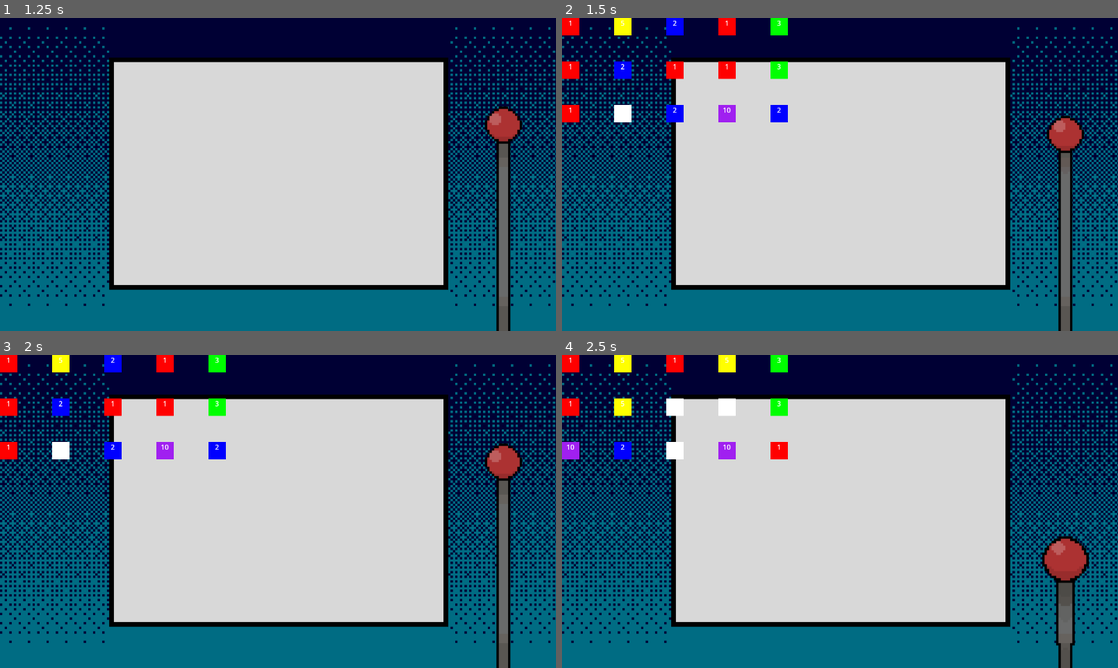
Above: before the commit, frames 1-4 (two rows, left to right).
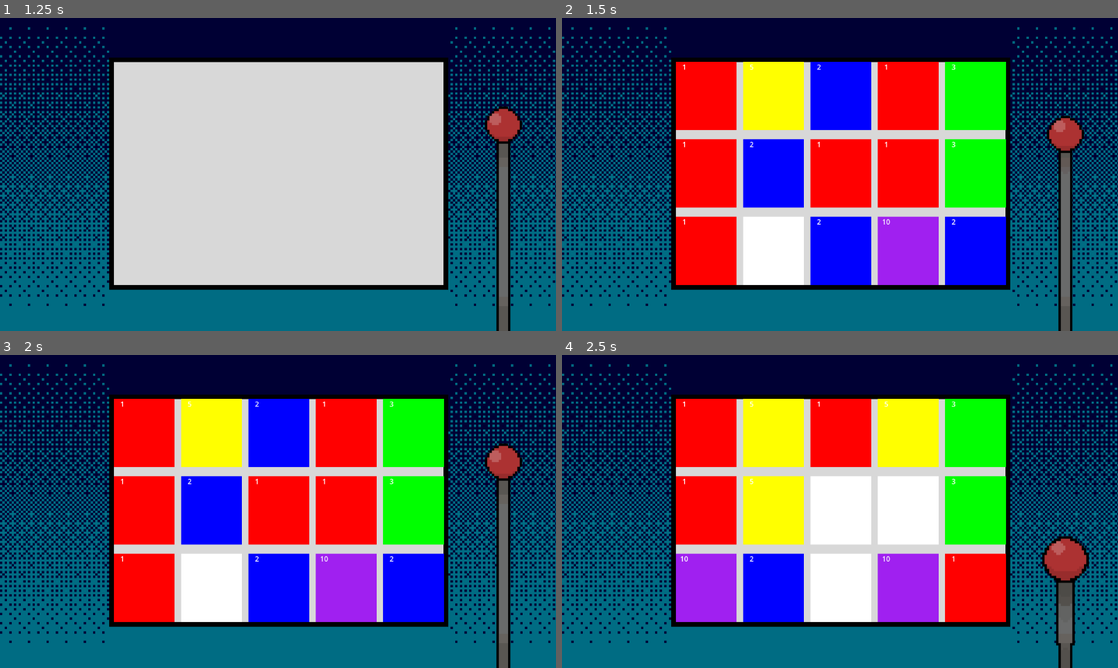
Above: after the commit, the same moments.

Repository: saveligulas/hackathon2025
Game: Godot game, scene res://scenes/mainMenu.tscn
Same seed, same stepped clock (60 frames per second), same inputs: the game is played once before the commit and once after it.
Inputs (mouse positions are in pixels of both pictures, inside the frame that each line leads up to):
- Up to frame 1 (1.25 s): click "Play" at 0.5 s
- Up to frame 2 (1.5 s): click (1067, 124) at 1.25 s
- Up to frame 3 (2 s): no input
- Up to frame 4 (2.5 s): click (1067, 461) at 2 s

Frame 1 is identical in both runs. In frame 2, 38% of the frame differs, in the area x 0-80%, y 0-86%; in frame 3, 38%; in frame 4, 38%.

Commit message:
Position and size reels

Diff:
--- a/scenes/playing.tscn
+++ b/scenes/playing.tscn
@@ -50,6 +50,8 @@
 
 [node name="Playing" type="Node2D"]
 script = ExtResource("1_03hel")
+metadata/_edit_vertical_guides_ = [262.0, 1022.0]
+metadata/_edit_horizontal_guides_ = [101.0]
 
 [node name="Slot Machine" type="Sprite2D" parent="."]
 scale = Vector2(0.66834486, 0.66759264)
@@ -81,6 +83,7 @@
 autoplay = "idle"
 
 [node name="ReelContainer" parent="." instance=ExtResource("9_rq5p2")]
+position = Vector2(262, 101)
 script = ExtResource("10_ir0cj")
 
 [connection signal="pressed" from="Slot Machine/Button" to="." method="_on_button_pressed"]
--- a/src/core/SpinModifier.gd
+++ b/src/core/SpinModifier.gd
@@ -5,4 +5,4 @@
 @export var description: String
 
 func apply_modifier():
-	push_error("apply_modifier() must be implemented in derived class")
+    push_error("apply_modifier() must be implemented in derived class")
--- a/src/core/gameManager.gd
+++ b/src/core/gameManager.gd
@@ -6,34 +6,34 @@
 
 @export
 var current_state := GameState.MENU:
-	set(value):
-		var previous_state = current_state
-		current_state = value
-		_handle_state_change(value, previous_state)
+    set(value):
+        var previous_state = current_state
+        current_state = value
+        _handle_state_change(value, previous_state)
 
 func _ready() -> void:
-	print("Game Manager initialized")
+    print("Game Manager initialized")
 
 func _process(_delta: float) -> void:
-	pass
+    pass
 
 func _handle_state_change(new_state, previous_state):
-	game_state_changed.emit(new_state)
-	_handle_state_transition(new_state, previous_state)
+    game_state_changed.emit(new_state)
+    _handle_state_transition(new_state, previous_state)
 
 func _handle_state_transition(new_state, previous_state):
-	match new_state:
-		GameState.MENU:
-			print("[GameState] Change to Menu")
-			get_tree().change_scene_to_file("res://scenes/mainMenu.tscn")
-		GameState.PLAYING:
-			print("[GameState] Change to Playing")
-			if (previous_state == GameState.MENU):
-				run_manager.initialize()
-			get_tree().change_scene_to_file("res://scenes/playing.tscn")
-		GameState.SHOP:
-			print("[GameState] Change to Shop")
-			get_tree().change_scene_to_file("res://scenes/shop.tscn")
-		GameState.GAME_OVER:
-			print("[GameState] Change to Game Over")
-			run_manager.Reset()
+    match new_state:
+        GameState.MENU:
+            print("[GameState] Change to Menu")
+            get_tree().change_scene_to_file("res://scenes/mainMenu.tscn")
+        GameState.PLAYING:
+            print("[GameState] Change to Playing")
+            if (previous_state == GameState.MENU):
+                run_manager.initialize()
+            get_tree().change_scene_to_file("res://scenes/playing.tscn")
+        GameState.SHOP:
+            print("[GameState] Change to Shop")
+            get_tree().change_scene_to_file("res://scenes/shop.tscn")
+        GameState.GAME_OVER:
+            print("[GameState] Change to Game Over")
+            run_manager.Reset()
--- a/src/core/mainMenu.gd
+++ b/src/core/mainMenu.gd
@@ -5,17 +5,17 @@
 
 # Called when the node enters the scene tree for the first time.
 func _ready() -> void:
-	pass # Replace with function body.
+    pass # Replace with function body.
 
 
 # Called every frame. 'delta' is the elapsed time since the previous frame.
 func _process(_delta: float) -> void:
-	pass
+    pass
 
 
 func _on_play_pressed() -> void:
-	GameManager.current_state = GameManager.GameState.PLAYING
+    GameManager.current_state = GameManager.GameState.PLAYING
 
 
 func _on_quit_pressed() -> void:
-	get_tree().quit()
+    get_tree().quit()
--- a/src/core/playing.gd
+++ b/src/core/playing.gd
@@ -6,55 +6,55 @@
 var is_spinning: bool = false
 
 func _ready():
-	print("Playing scene ready")
-	if reel_container.get_child_count() == 0:
-		push_error("ReelContainer has no children!")
-		return
+    print("Playing scene ready")
+    if reel_container.get_child_count() == 0:
+        push_error("ReelContainer has no children!")
+        return
 
 func _on_button_pressed():
-	if is_spinning:
-		return
+    if is_spinning:
+        return
 
-	lever.play("pull")
-	spin_reels()
+    lever.play("pull")
+    spin_reels()
 
 func spin_reels():
-	is_spinning = true
+    is_spinning = true
 
-	if not GameManager.has_node("RunManager"):
-		push_error("RunManager not found")
-		is_spinning = false
-		return
+    if not GameManager.has_node("RunManager"):
+        push_error("RunManager not found")
+        is_spinning = false
+        return
 
-	var run_manager = GameManager.get_node("RunManager")
+    var run_manager = GameManager.get_node("RunManager")
 
-	if run_manager.slot_machine_manager == null:
-		push_error("SlotMachineManager not initialized")
-		is_spinning = false
-		return
+    if run_manager.slot_machine_manager == null:
+        push_error("SlotMachineManager not initialized")
+        is_spinning = false
+        return
 
-	run_manager.slot_machine_manager.spin(run_manager.player_data)
+    run_manager.slot_machine_manager.spin(run_manager.player_data)
 
-	print("\nSpin Result")
+    print("\nSpin Result")
 
-	for i in range(5):
-		var column_symbols: Array[Symbol] = []
+    for i in range(5):
+        var column_symbols: Array[Symbol] = []
 
-		for row in range(3):
-			var sym = run_manager.slot_machine_manager.result_grid[i][row]
-			column_symbols.append(sym)
-			if sym:
-				print("Col ", i, " Row ", row, ": ", sym.description, " (", sym.points, " pts)")
+        for row in range(3):
+            var sym = run_manager.slot_machine_manager.result_grid[i][row]
+            column_symbols.append(sym)
+            if sym:
+                print("Col ", i, " Row ", row, ": ", sym.description, " (", sym.points, " pts)")
 
-		reel_container.display_reel(i, column_symbols)
-	_on_reel_spin_complete()
+        reel_container.display_reel(i, column_symbols)
+    _on_reel_spin_complete()
 
 func _on_reel_spin_complete():
-	await get_tree().create_timer(0.1).timeout
-	on_spin_finished()
-	is_spinning = false
+    await get_tree().create_timer(0.1).timeout
+    on_spin_finished()
+    is_spinning = false
 
 func on_spin_finished():
-	var run_manager = GameManager.get_node("RunManager")
-	var result_grid = run_manager.slot_machine_manager.result_grid
-	# TODO: Scoring System with ScoringCalculator Maybe in Global or RunManager
+    var run_manager = GameManager.get_node("RunManager")
+    var result_grid = run_manager.slot_machine_manager.result_grid
+    # TODO: Scoring System with ScoringCalculator Maybe in Global or RunManager
--- a/src/run/RunManager.gd
+++ b/src/run/RunManager.gd
@@ -1,4 +1,3 @@
-class_name RunManagerClass
 extends Node
 
 @export var starting_symbols: Array[Symbol] = []
@@ -6,27 +5,30 @@
 var slot_machine_manager: SlotMachineManager
 
 func initialize():
-	slot_machine_manager = SlotMachineManager.new()
-	if starting_symbols.size() < 1:
-		print("Creating test symbols...")
-		for i in 6:
-			var test_symbol = Symbol.new()
-			test_symbol.points = [1, 2, 3, 5, 10, 15][i]
-			test_symbol.mult = 1
-			test_symbol.description = "Test Symbol " + str(i)
-			starting_symbols.append(test_symbol)
+    slot_machine_manager = SlotMachineManager.new()
 
-	if player_data == null:
-		player_data = PlayerData.new()
-		player_data.initialize()
-		for reel in player_data.reels:
-			for j in 5:
-				var random_symbol = starting_symbols.pick_random().duplicate() as Symbol
-				reel.symbols.append(random_symbol)
+    if starting_symbols.size() < 1:
+        print("Creating test symbols...")
+
+        for i in 6:
+            var test_symbol = Symbol.new()
+            test_symbol.points = [1, 2, 3, 5, 10, 15][i]
+            test_symbol.mult = 1
+            test_symbol.description = "Test Symbol " + str(i)
+            starting_symbols.append(test_symbol)
+
+    if player_data == null:
+        player_data = PlayerData.new()
+        player_data.initialize()
+
+        for reel in player_data.reels:
+            for j in 5:
+                var random_symbol = starting_symbols.pick_random().duplicate() as Symbol
+                reel.symbols.append(random_symbol)
 
 
 func reset():
-	pass  # TODO: Implement reset logic
+    pass  # TODO: Implement reset logic
 
 func _ready():
-	print("I LOADED RUNMANAGER")
+    print("I LOADED RUNMANAGER")
--- a/src/run/SlotMachineManager.gd
+++ b/src/run/SlotMachineManager.gd
@@ -4,13 +4,13 @@
 var result_grid: Array = []  # 5x3 grid
 
 func _init():
-	result_grid.resize(5)
-	for i in range(5):
-		result_grid[i] = []
-		result_grid[i].resize(3)
+    result_grid.resize(5)
+    for i in range(5):
+        result_grid[i] = []
+        result_grid[i].resize(3)
 
 func spin(player_data: PlayerData):
-	for column in range(5):
-		for row in range(3):
-			if player_data.reels[column].symbols.size() > 0:
-				result_grid[column][row] = player_data.reels[column].symbols.pick_random()
+    for column in range(5):
+        for row in range(3):
+            if player_data.reels[column].symbols.size() > 0:
+                result_grid[column][row] = player_data.reels[column].symbols.pick_random()
--- a/src/symbol/reel_container.gd
+++ b/src/symbol/reel_container.gd
@@ -4,18 +4,18 @@
 var reel_nodes: Array[ReelDisplay] = []
 
 func _ready() -> void:
-	for i in range(5):
-		var child = reel_display.instantiate()
-		child.position = Vector2(i * 120, 0)
-		child.name = "Child_" + str(i)
-		add_child(child)
-		reel_nodes.append(child)
+    for i in range(5):
+        var child = reel_display.instantiate()
+        child.position = Vector2(i * 155, 0)
+        child.name = "Child_" + str(i)
+        add_child(child)
+        reel_nodes.append(child)
 
 
 # Called every frame. 'delta' is the elapsed time since the previous frame.
-func _process(delta: float) -> void:
-	pass
+func _process(_delta: float) -> void:
+    pass
 
 
 func display_reel(column: int, symbols: Array[Symbol]):
-	reel_nodes[column].display_symbols(symbols)
+    reel_nodes[column].display_symbols(symbols)
--- a/src/symbol/reel_display.gd
+++ b/src/symbol/reel_display.gd
@@ -8,26 +8,26 @@
 var symbol_positions: Array[Node2D] = []
 
 func _ready():
-	for i in range(3):
-		var pos = Node2D.new()
-		pos.position = Vector2(0, i * 100)
-		add_child(pos)
-		symbol_positions.append(pos)
+    for i in range(3):
+        var pos = Node2D.new()
+        pos.position = Vector2(0, i * 178)
+        add_child(pos)
+        symbol_positions.append(pos)
 
 func spin(_duration: float, final_symbols: Array[Symbol]):
-	set_result(final_symbols)
-	spin_complete.emit()
+    set_result(final_symbols)
+    spin_complete.emit()
 
 func display_symbols(symbols: Array[Symbol]):
-	set_result(symbols)
+    set_result(symbols)
 
 func set_result(symbols: Array[Symbol]):
-	for pos in symbol_positions:
-		for child in pos.get_children():
-			child.queue_free()
+    for pos in symbol_positions:
+        for child in pos.get_children():
+            child.queue_free()
 
-	for i in range(min(3, symbols.size())):
-		if symbols[i] != null:
-			var symbol_display = symbol_scene.instantiate()
-			symbol_display.symbol_data = symbols[i]
-			symbol_positions[i].add_child(symbol_display)
+    for i in range(min(3, symbols.size())):
+        if symbols[i] != null:
+            var symbol_display = symbol_scene.instantiate()
+            symbol_display.symbol_data = symbols[i]
+            symbol_positions[i].add_child(symbol_display)
--- a/src/symbol/symbol_display.gd
+++ b/src/symbol/symbol_display.gd
@@ -20,7 +20,10 @@
         return
 
     if symbol_data == null:
-        return
+         return
+
+    color_rect.size.x = 140
+    color_rect.size.y = 157
 
     if "texture" in symbol_data and symbol_data.texture != null:
         if sprite:
--- a/temp/RunManager.tscn
+++ /dev/null
@@ -1,6 +0,0 @@
-[gd_scene load_steps=2 format=3 uid="uid://bxhe0kewjfomt"]
-
-[ext_resource type="Script" uid="uid://bqrk3xmcrghx2" path="res://src/run/RunManager.gd" id="1_406ei"]
-
-[node name="RunManager" type="Node2D"]
-script = ExtResource("1_406ei")
--- a/temp/banana.tres
+++ /dev/null
@@ -1,7 +0,0 @@
-[gd_resource type="Resource" script_class="Symbol" load_steps=3 format=3 uid="uid://dwx5gx7o7l33n"]
-
-[ext_resource type="Script" uid="uid://dhgm3ed3ll3ni" path="res://src/core/SpinModifier.gd" id="1_fdc6k"]
-[ext_resource type="Script" uid="uid://cyn0irsyos1xh" path="res://src/core/symbol.gd" id="2_wru8a"]
-
-[resource]
-script = ExtResource("2_wru8a")
Not shown: 1 places in scenes/ReelContainer.tscn that only renumber resources
Not shown: 1 places in scenes/ReelDisplay.tscn that only renumber resources
Not shown: 1 places in scenes/playing.tscn that only renumber resources
Not shown, changed: src/run/RunManager.gd.uid
Not shown, changed: src/run/SlotMachineManager.gd.uid
Not shown, removed: temp/cheat-sheet.md
